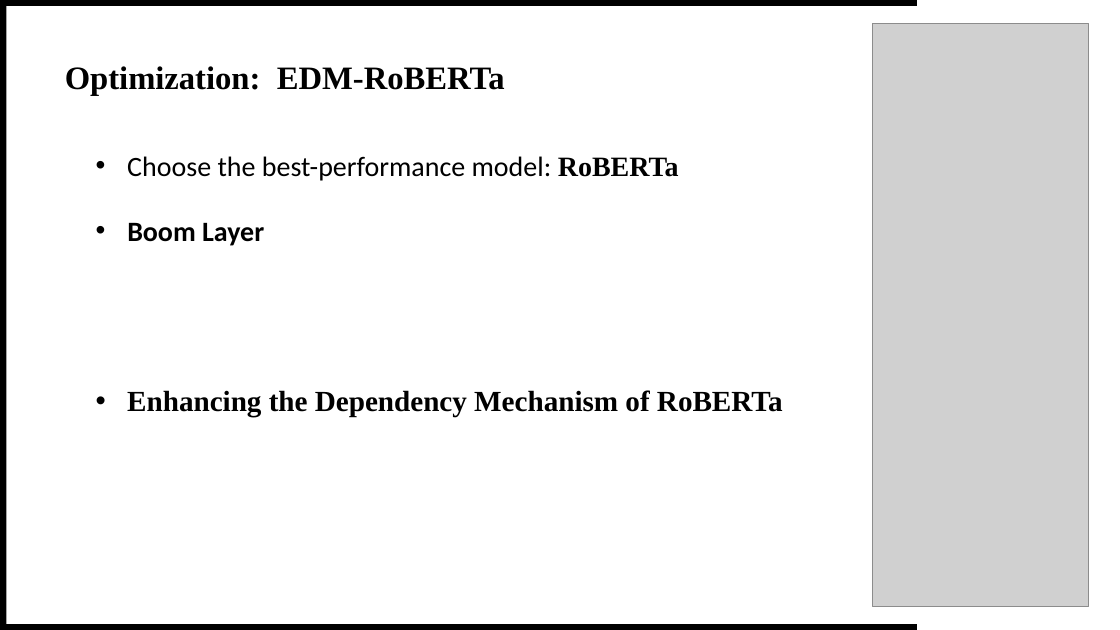
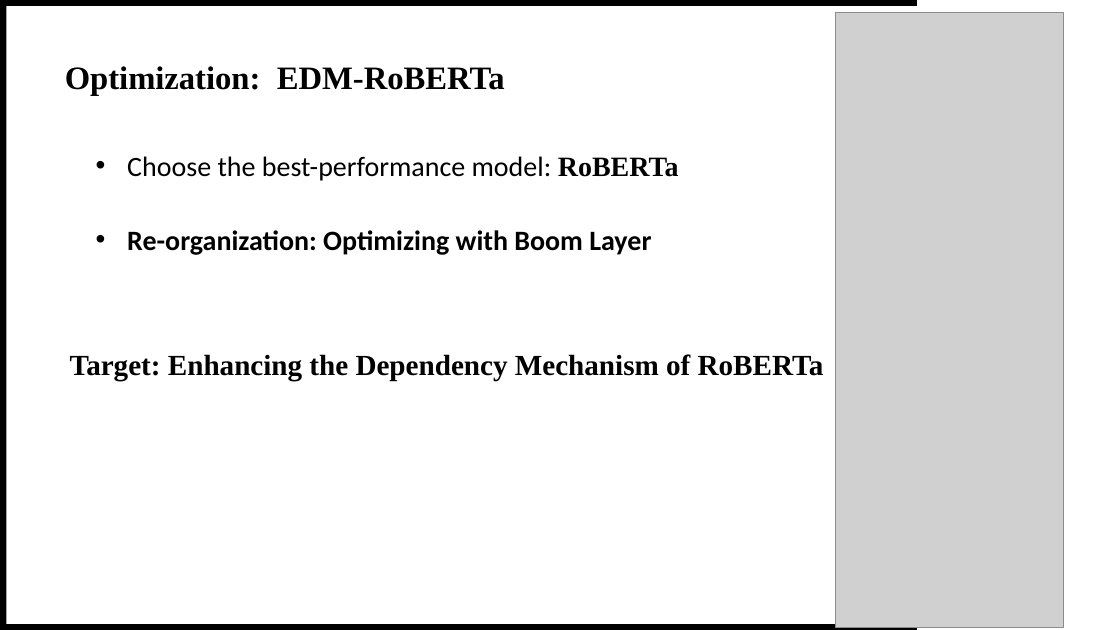
Before and after one commit to theQuert/inlpfun, a slide deck: slide 12 of Lab/REP.pptx (slide 10 before the commit). Drawn at 1120x630 pixels with LibreOffice and Linux fonts; fonts in the diff are those of the drawing; grey boxes stand for pictures; background and template pictures are left out. Boxes give left, top, right and bottom in pixels: in the first picture for what was removed or moved away, otherwise in the second. Text is boxed around its words. In the diff, an @@ line names an element or a change of style, - is before the commit and + after.

```diff
--- a/Lab/REP.pptx
+++ b/Lab/REP.pptx
@@ picture: place and size @@
-picture at (873,24,1090,607)
+picture at (835,13,1064,628)
@@ text at (127,230,651,255): text changed @@
-• Boom Layer
+• Re-organization: Optimizing with Boom Layer
@@ text at (70,354,824,380): text changed @@
-• Enhancing the Dependency Mechanism of RoBERTa
+Target: Enhancing the Dependency Mechanism of RoBERTa
```
Also in this commit, not shown: 8 other slides changed, 2 slides added, 6 other files.
